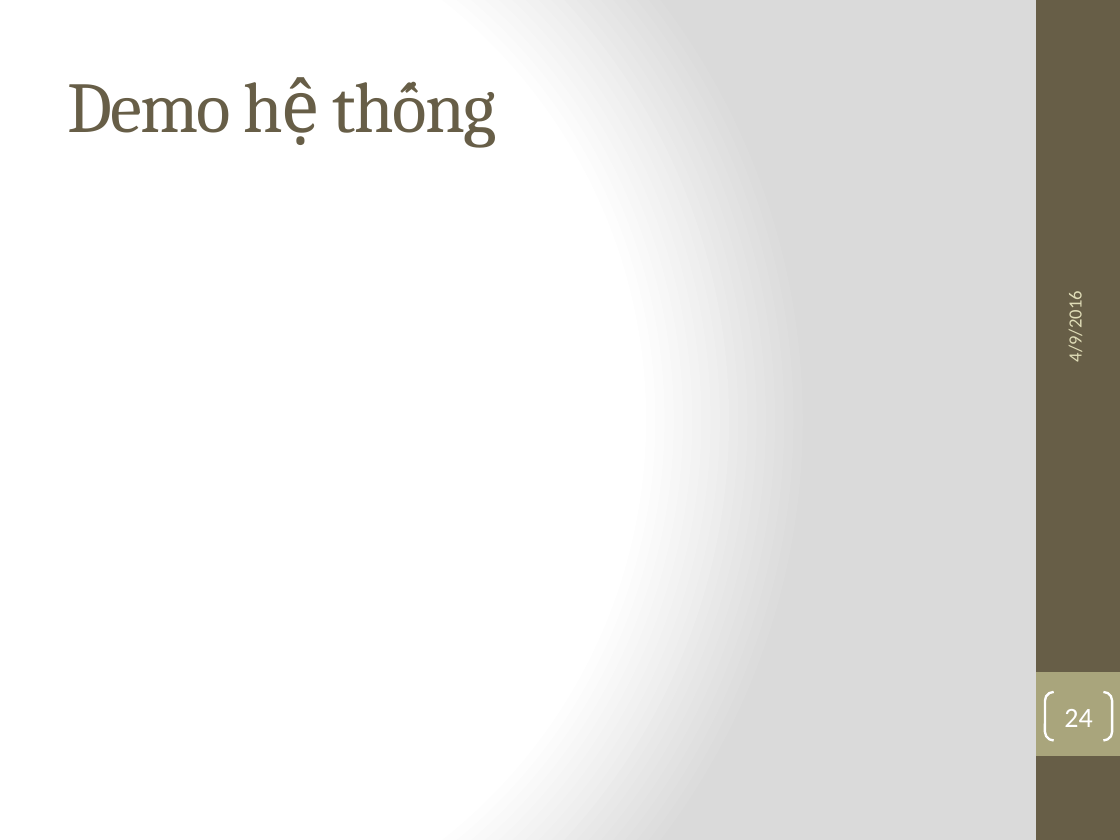
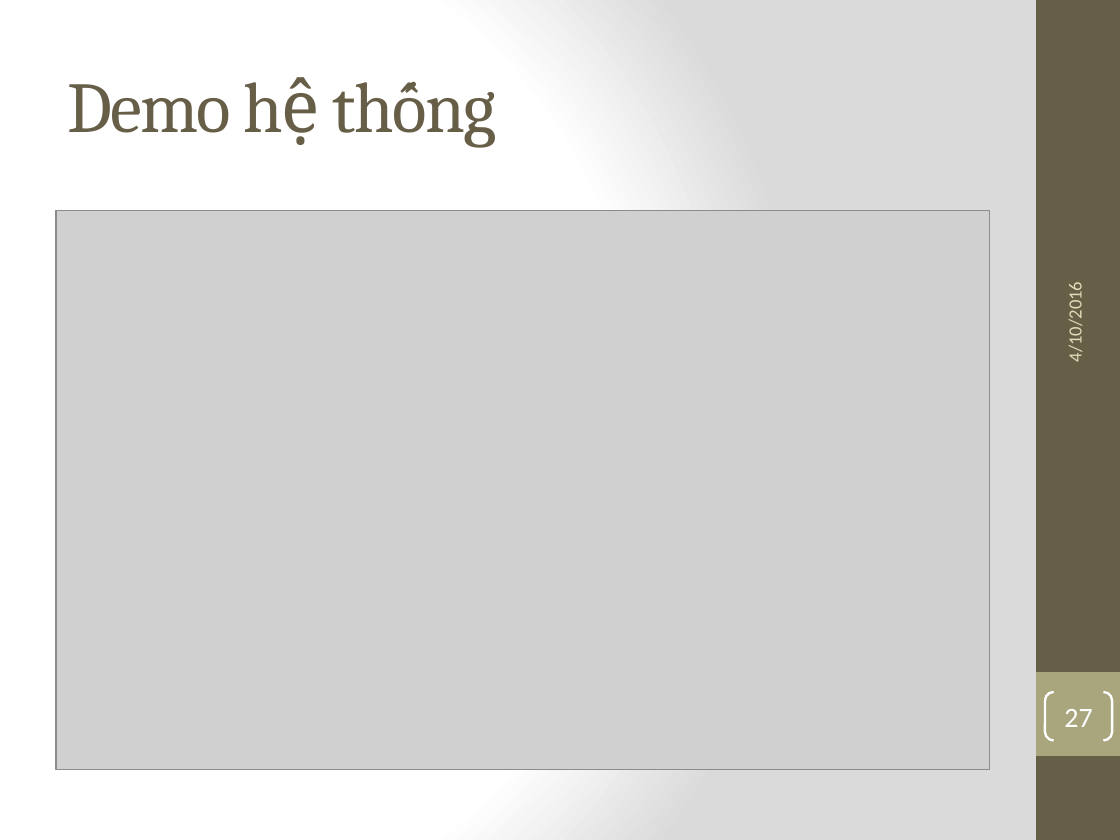
Before and after one commit to nampv92/VDHD, a slide deck: slide 27 of Group7_MultiAgentSystem_2st.pptx (slide 24 before the commit). Drawn at 1120x840 pixels with LibreOffice and Linux fonts; fonts in the diff are those of the drawing; grey boxes stand for pictures. Boxes give left, top, right and bottom in pixels: in the first picture for what was removed or moved away, otherwise in the second. Text is boxed around its words. In the diff, an @@ line names an element or a change of style, - is before the commit and + after.

```diff
--- a/Group7_MultiAgentSystem_2st.pptx
+++ b/Group7_MultiAgentSystem_2st.pptx
@@ picture added at (56, 211, 989, 769) @@
@@ text at (1064, 291, 1087, 361): text changed @@
-4/9/2016
+4/10/2016
@@ page number at (1064, 709, 1092, 727): text changed @@
-24
+27
```
Also in this commit, not shown: 24 other slides changed, 3 slides added, 1 other file.
